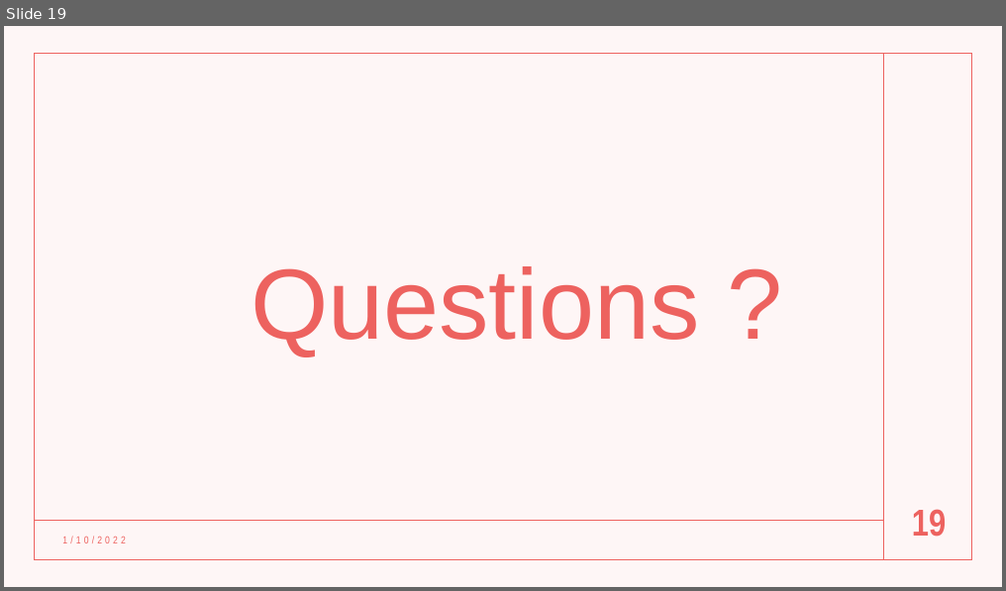
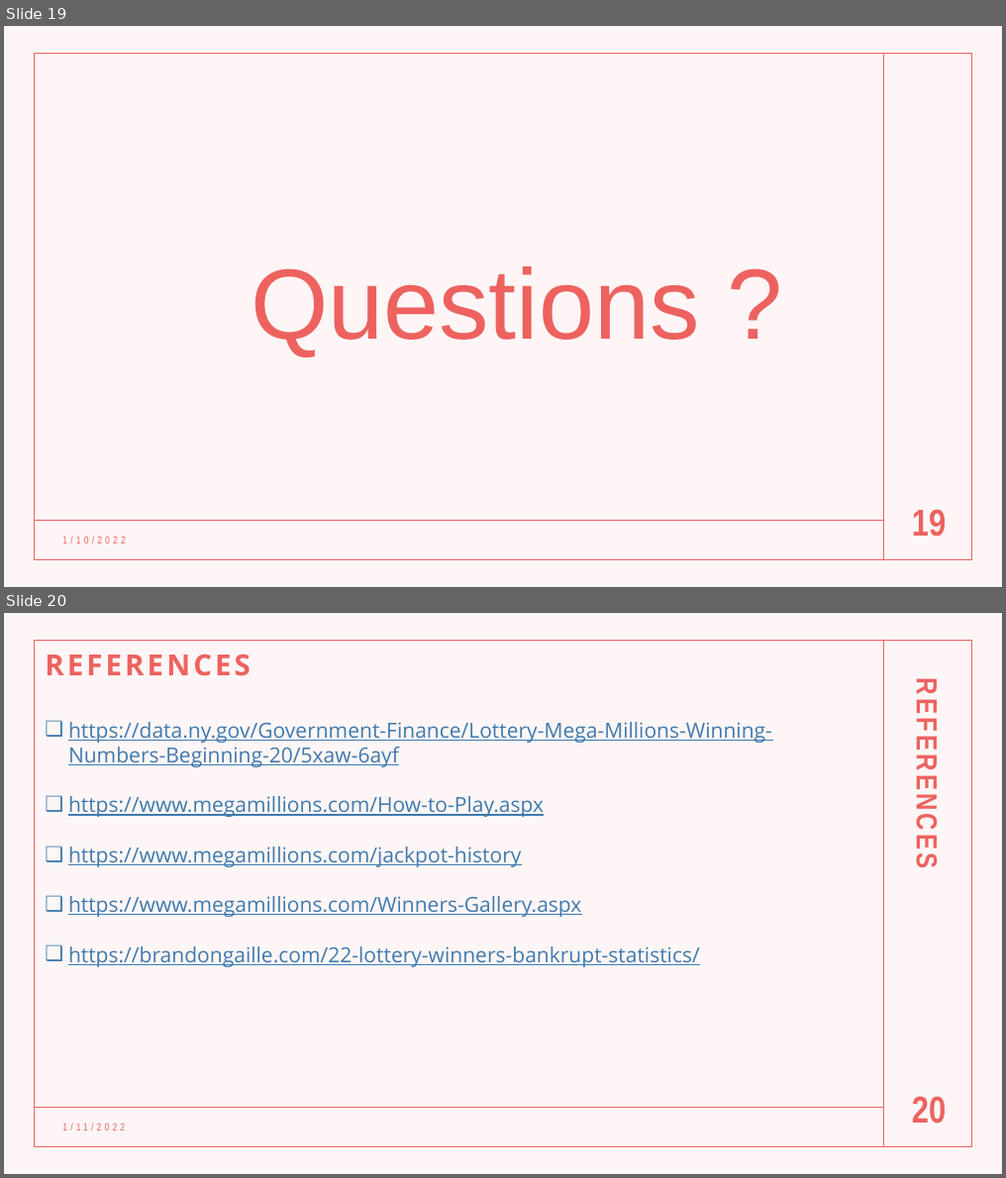
Before and after one commit to AlbiKovi/DSO110---Final-Group-Project, a slide deck: Is the Mega Millions a Mega Trap.pptm. Shown one above the other, each under a label of ours: slide 19 before the commit, slides 19 and 20 after it. The pictures are 1006x591 and 1006x1178 pixels, drawn with LibreOffice and Linux fonts; fonts in the diff are those of the drawing. Boxes give left, top, right and bottom in pixels: in the first picture for what was removed or moved away, otherwise in the second. Text is boxed around its words. In the diff, an @@ line names an element or a change of style, - is before the commit and + after.

```diff
--- a/Is the Mega Millions a Mega Trap.pptm
+++ b/Is the Mega Millions a Mega Trap.pptm
@@ slide 20 added at bbox=[4, 613, 1002, 1174], background #FFFFFF; not listed: 4 template elements that a slide beside it also shows @@
@@ text added at bbox=[911, 699, 944, 863], 28 pt, text #ED625F, bold @@
+REFERENCES
@@ text added at bbox=[68, 722, 772, 967], 20 pt, text #3F7AAF, underline @@
+REFERENCES
+❑ https://data.ny.gov/Government-Finance/Lottery-Mega-Millions-Winning-Numbers-Beginning-20/5xaw-6ayf
+❑ https://www.megamillions.com/How-to-Play.aspx
+❑ https://www.megamillions.com/jackpot-history
+❑ https://www.megamillions.com/Winners-Gallery.aspx
+❑ https://brandongaille.com/22-lottery-winners-bankrupt-statistics/
@@ page number added at bbox=[912, 1096, 945, 1124], 36 pt, text #ED625F, bold @@
+20
@@ text added at bbox=[62, 1123, 125, 1131], 10 pt, text #ED625F @@
+1/11/2022
```
Also in this commit, not shown: 5 slides changed, 1 other slide added.
